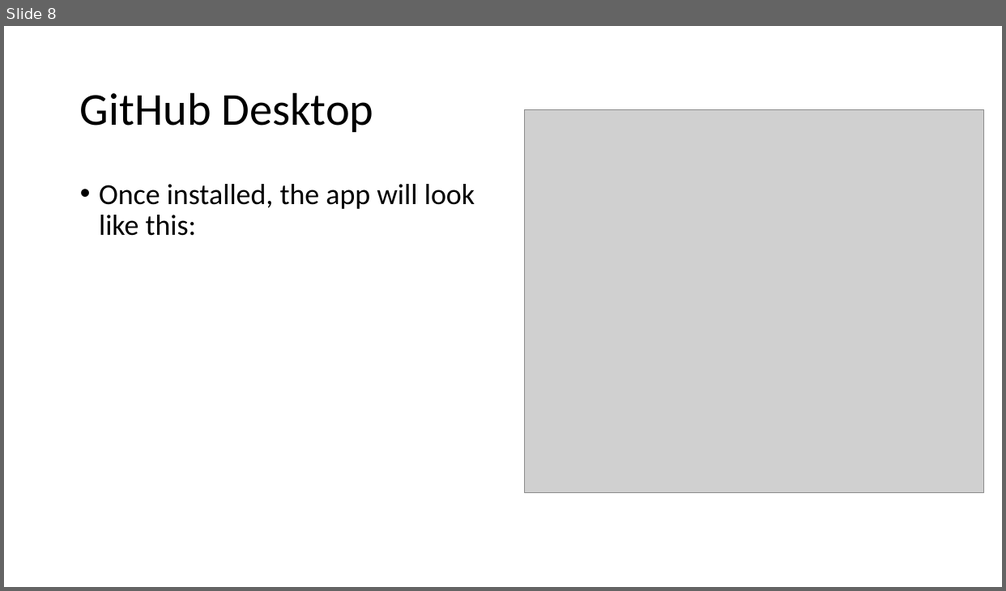
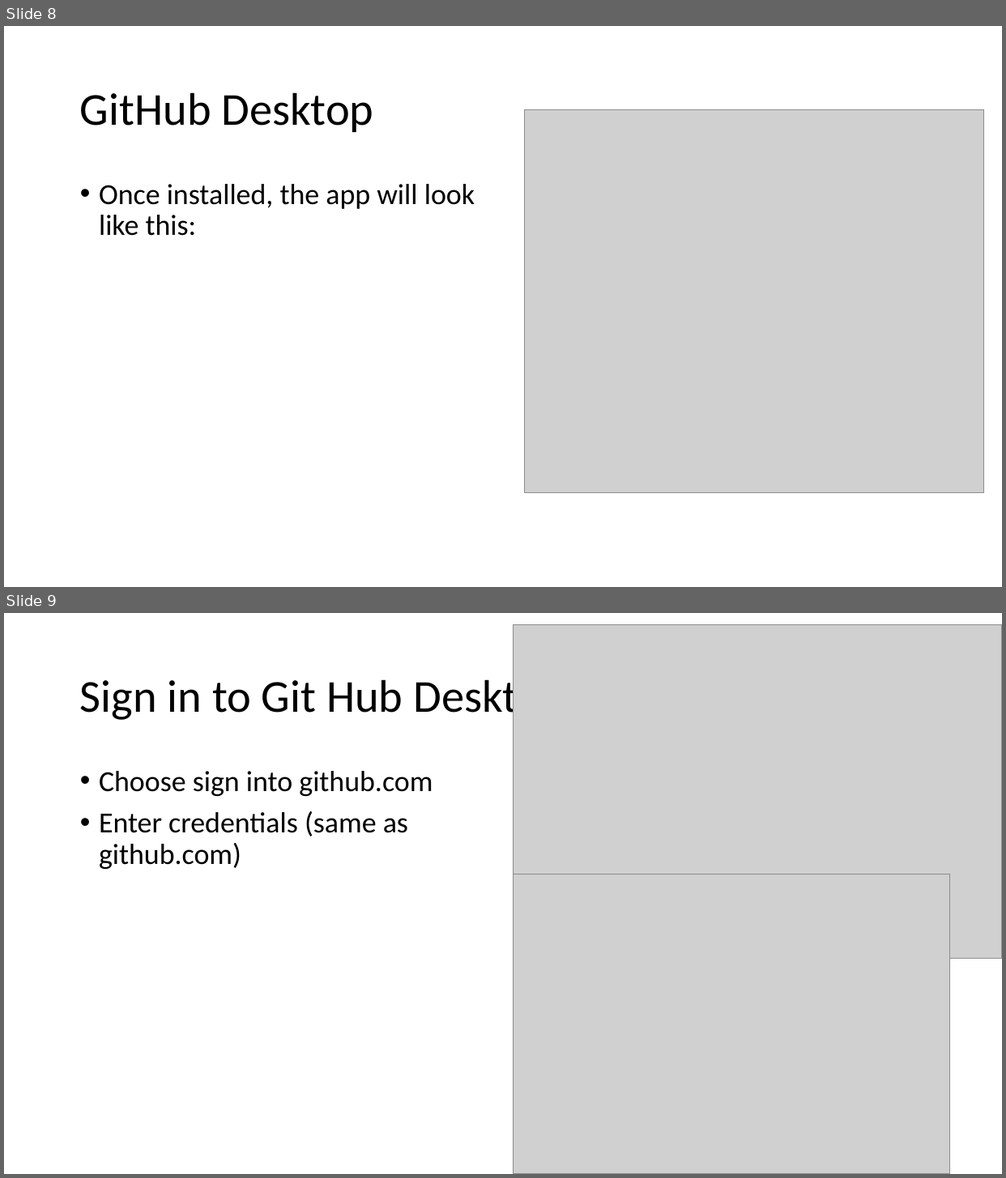
Before and after one commit to cwezdenko/MSA-8220_Final_Project, a slide deck: Git Hub Account.pptx. Shown one above the other, each under a label of ours: slide 8 before the commit, slides 8 and 9 after it. The pictures are 1006x591 and 1006x1178 pixels, drawn with LibreOffice and Linux fonts; fonts in the diff are those of the drawing; grey boxes stand for pictures. Boxes give left, top, right and bottom in pixels: in the first picture for what was removed or moved away, otherwise in the second. Text is boxed around its words. In the diff, an @@ line names an element or a change of style, - is before the commit and + after.

Commit message:
update to powerpoint
Added last steps of using Git Desktop app

```diff
--- a/Git Hub Account.pptx
+++ b/Git Hub Account.pptx
@@ slide 9 added at (4,613,1002,1174), background #FFFFFF @@
@@ picture added at (513,625,1002,958) @@
@@ title added at (80,673,565,722), 44 pt, text #000000 @@
+Sign in to Git Hub Desktop
@@ text added at (99,771,432,869), 28 pt, text #000000 @@
+• Choose sign into github.com
+• Enter credentials (same as github.com)
@@ picture added at (513,875,949,1174) @@
```
Also in this commit, not shown: 2 other slides added.
